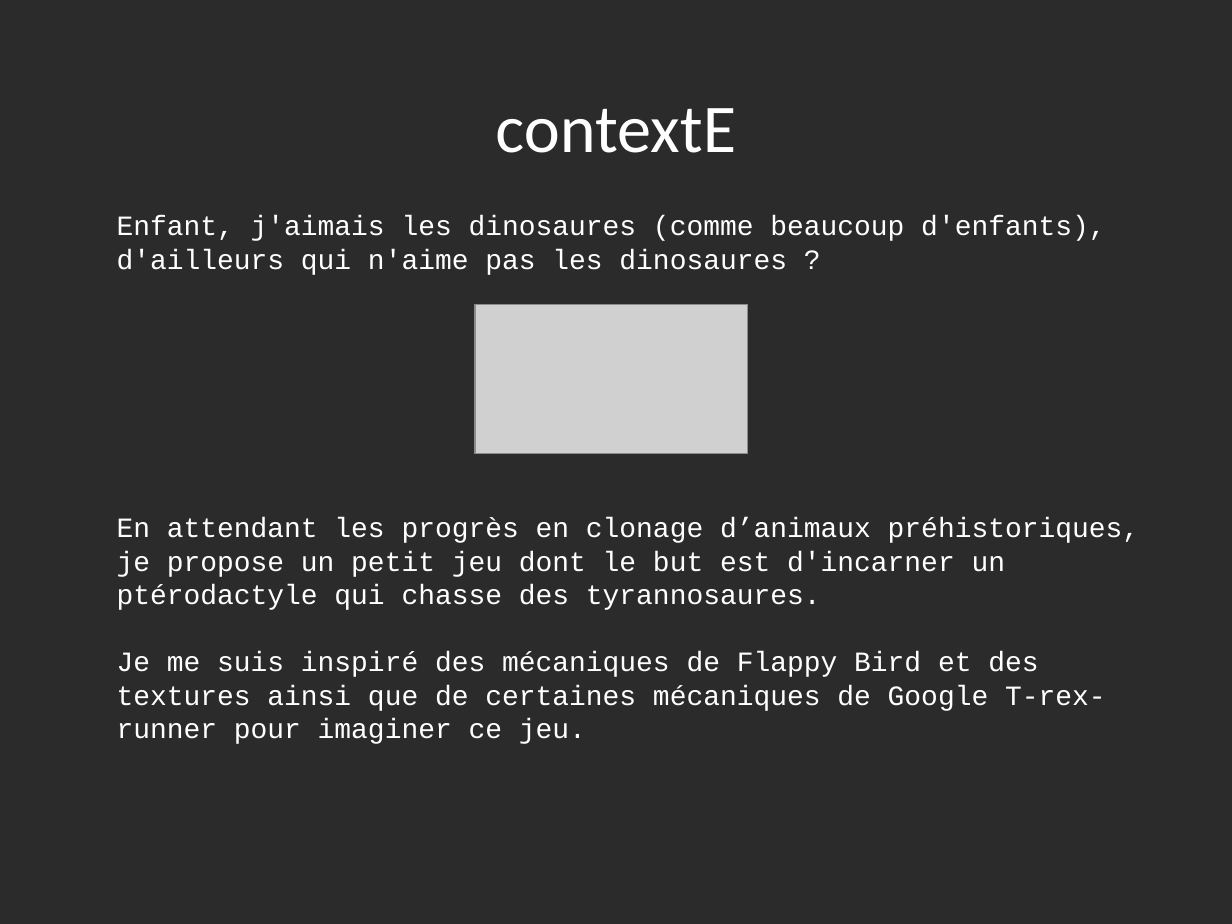
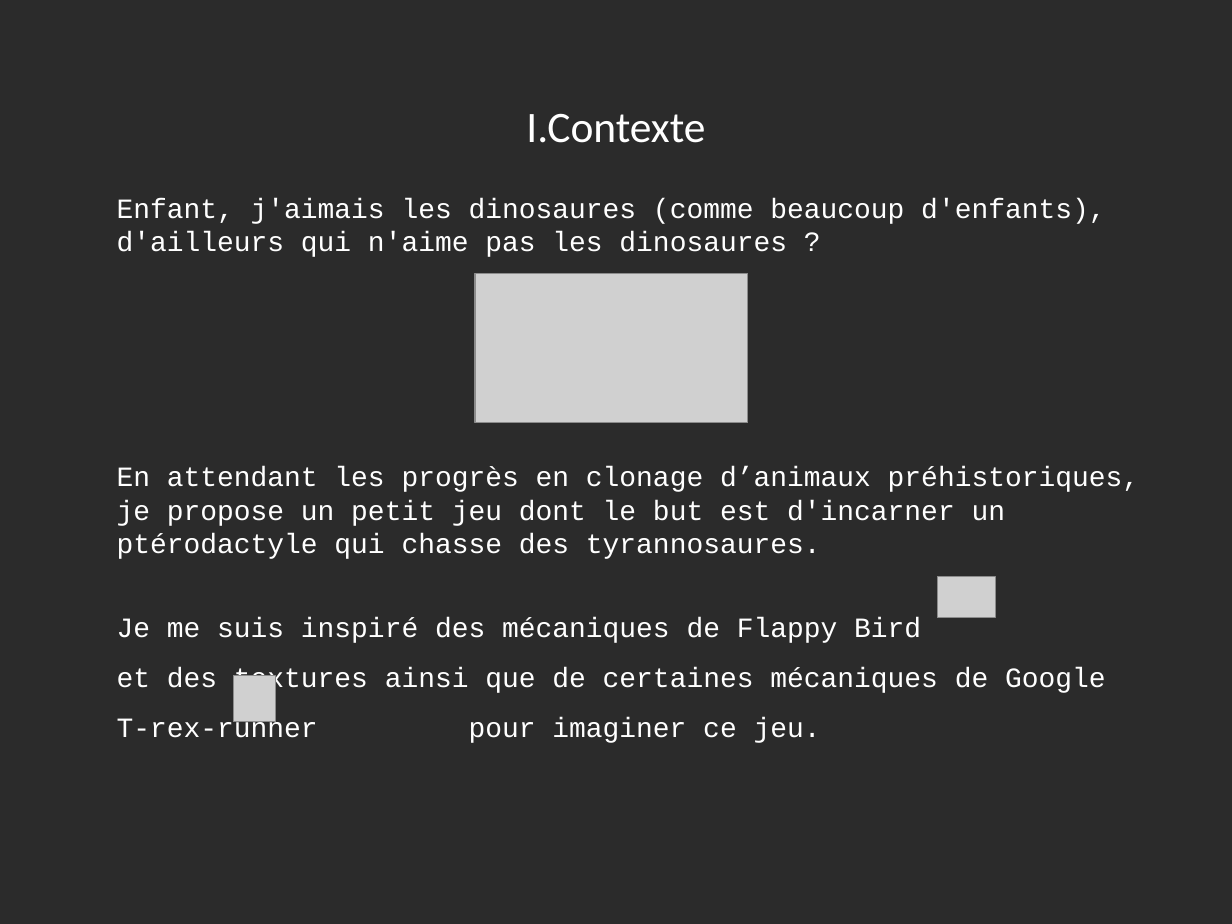
Before and after one commit to Florian-A/JSrassik, a slide deck: slide 2 of conception/presentation/presentation.odp. Drawn at 1232x924 pixels with LibreOffice and Linux fonts; fonts in the diff are those of the drawing; grey boxes stand for pictures; background and template pictures are left out; a plain dark background stands for a picture behind light text. Boxes give left, top, right and bottom in pixels: in the first picture for what was removed or moved away, otherwise in the second. Text is boxed around its words. In the diff, an @@ line names an element or a change of style, - is before the commit and + after.

```diff
--- a/conception/presentation/presentation.odp
+++ b/conception/presentation/presentation.odp
@@ title at (526,113,705,143): text changed; size 44 to 28 pt @@
-contextE
+I.Contexte
@@ text "Enfant, j'aimais les dinosaures (comme ...": place and size @@
-text "Enfant, j'aimais les dinosaures (comme ..." at (117,216,1139,744)
+text "Enfant, j'aimais les dinosaures (comme ..." at (117,198,1139,743)
@@ picture: place and size @@
-picture at (475,304,748,453)
+picture at (475,274,748,423)
@@ picture added at (938,577,996,618) @@
@@ text at (117,617,1106,743): line spacing 1 to 1.5 @@
@@ picture added at (234,676,276,722) @@
```
Also in this commit, not shown: 10 slides added, 2 slides removed.
